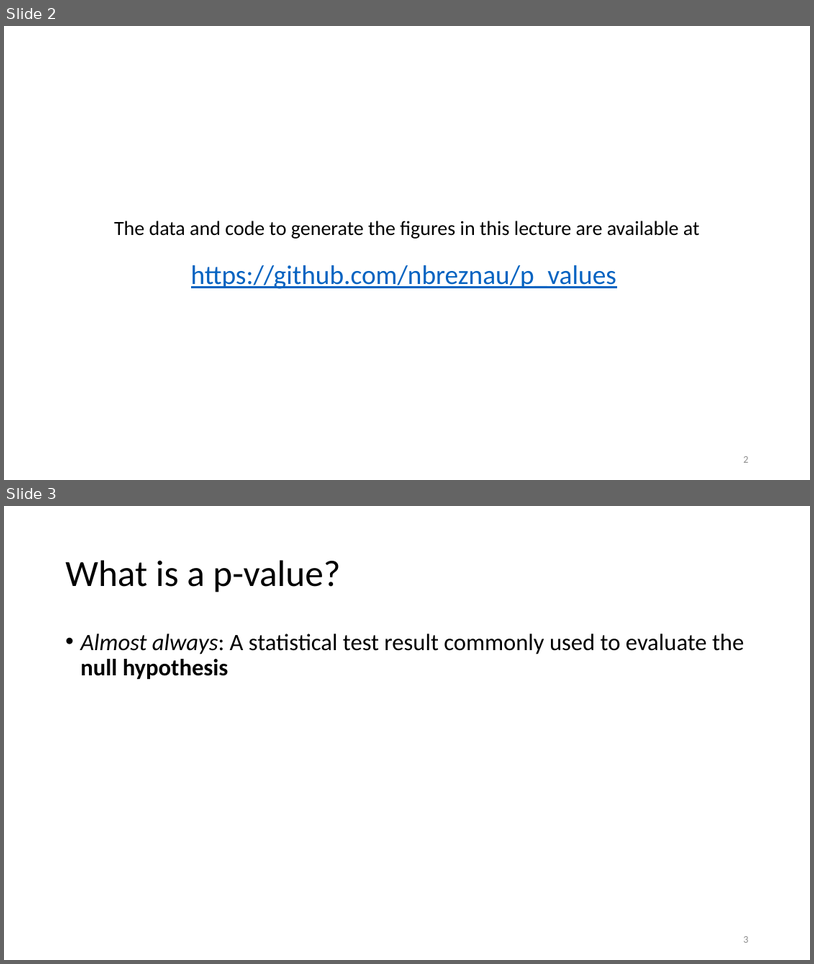
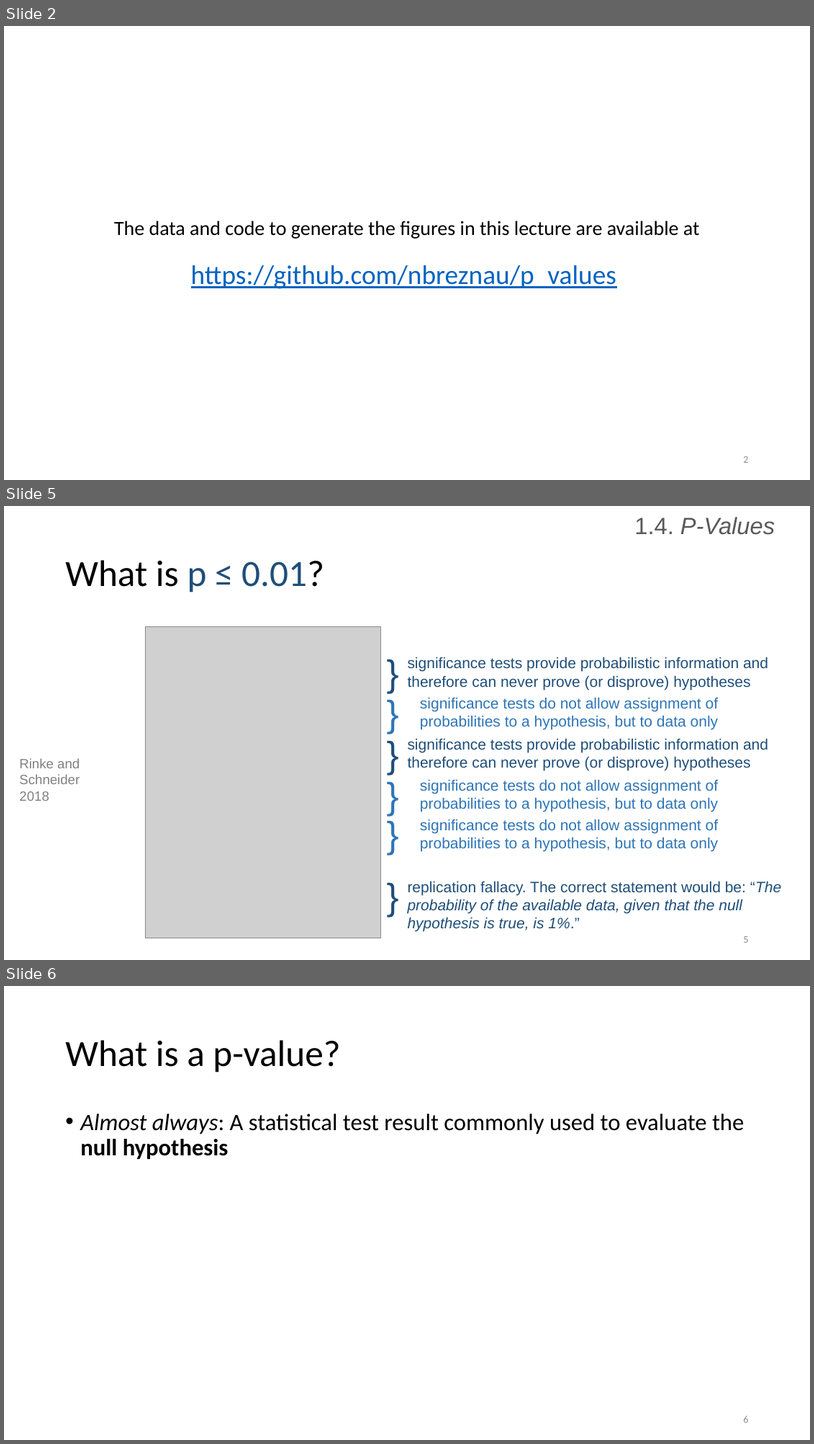
Before and after one commit to nbreznau/p_values, a slide deck: Breznau_Open_Science_P_Values.pptx. Shown one above the other, each under a label of ours: slides 2 and 3 before the commit, slides 2, 5 and 6 after it; the slides between them are not shown. The pictures are 814x964 and 814x1444 pixels, drawn with LibreOffice and Linux fonts; fonts in the diff are those of the drawing; grey boxes stand for pictures; background and template pictures are left out. Boxes give left, top, right and bottom in pixels: in the first picture for what was removed or moved away, otherwise in the second. Text is boxed around its words. In the diff, an @@ line names an element or a change of style, - is before the commit and + after.

Commit message:
minor slide update

```diff
--- a/Breznau_Open_Science_P_Values.pptx
+++ b/Breznau_Open_Science_P_Values.pptx
@@ slide 5 added at [4,506,810,960], background #FFFFFF @@
@@ text added at [635,517,775,535], 28 pt, text #595959, italic @@
+1.4. P-Values
@@ title added at [65,560,324,592], 44 pt, text #000000 @@
+What is p ≤ 0.01?
@@ picture added at [145,626,381,937] @@
@@ text added at [381,646,406,698], 44 pt, text #1F4E79 @@
+}
@@ text added at [408,656,769,690], 18 pt, text #1F4E79 @@
+significance tests provide probabilistic information and therefore can never prove (or disprove) hypotheses
@@ text added at [381,687,406,738], 44 pt, text #2E75B6 @@
+}
@@ text added at [420,697,719,730], 18 pt, text #2E75B6 @@
+significance tests do not allow assignment of
+probabilities to a hypothesis, but to data only
@@ text added at [381,728,406,778], 44 pt, text #1F4E79 @@
+}
@@ text added at [408,738,769,771], 18 pt, text #1F4E79 @@
+significance tests provide probabilistic information and therefore can never prove (or disprove) hypotheses
@@ text added at [19,758,80,800], 16 pt, text #808080 @@
+Rinke and
+Schneider 2018
@@ text added at [381,769,406,819], 44 pt, text #2E75B6 @@
+}
@@ text added at [420,779,719,812], 18 pt, text #2E75B6 @@
+significance tests do not allow assignment of
+probabilities to a hypothesis, but to data only
@@ text added at [381,808,406,859], 44 pt, text #2E75B6 @@
+}
@@ text added at [420,818,719,851], 18 pt, text #2E75B6 @@
+significance tests do not allow assignment of
+probabilities to a hypothesis, but to data only
@@ text added at [381,870,406,921], 44 pt, text #1F4E79 @@
+}
@@ text added at [408,880,782,932], 18 pt, text #1F4E79, italic @@
+replication fallacy. The correct statement would be: “The probability of the available data, given that the null hypothesis is true, is 1%.”
@@ page number added at [743,936,748,942], 12 pt, text #8C8C8C @@
+5
@@ what was slide 3 is now slide 6 @@
@@ page number at [743,1416,748,1422]: text changed @@
-3
+6
```
Also in this commit, not shown: 3 other slides added.
